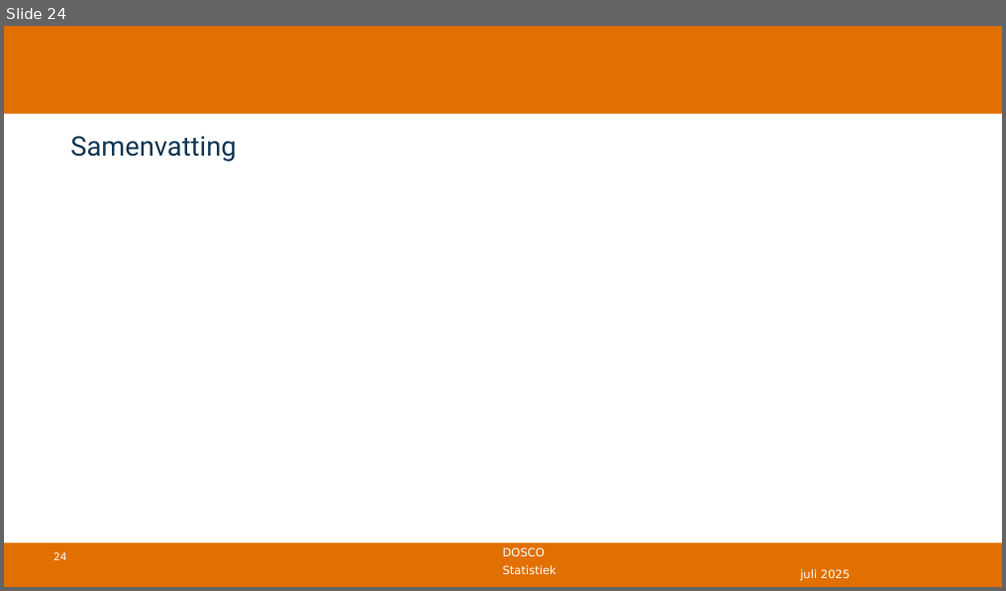
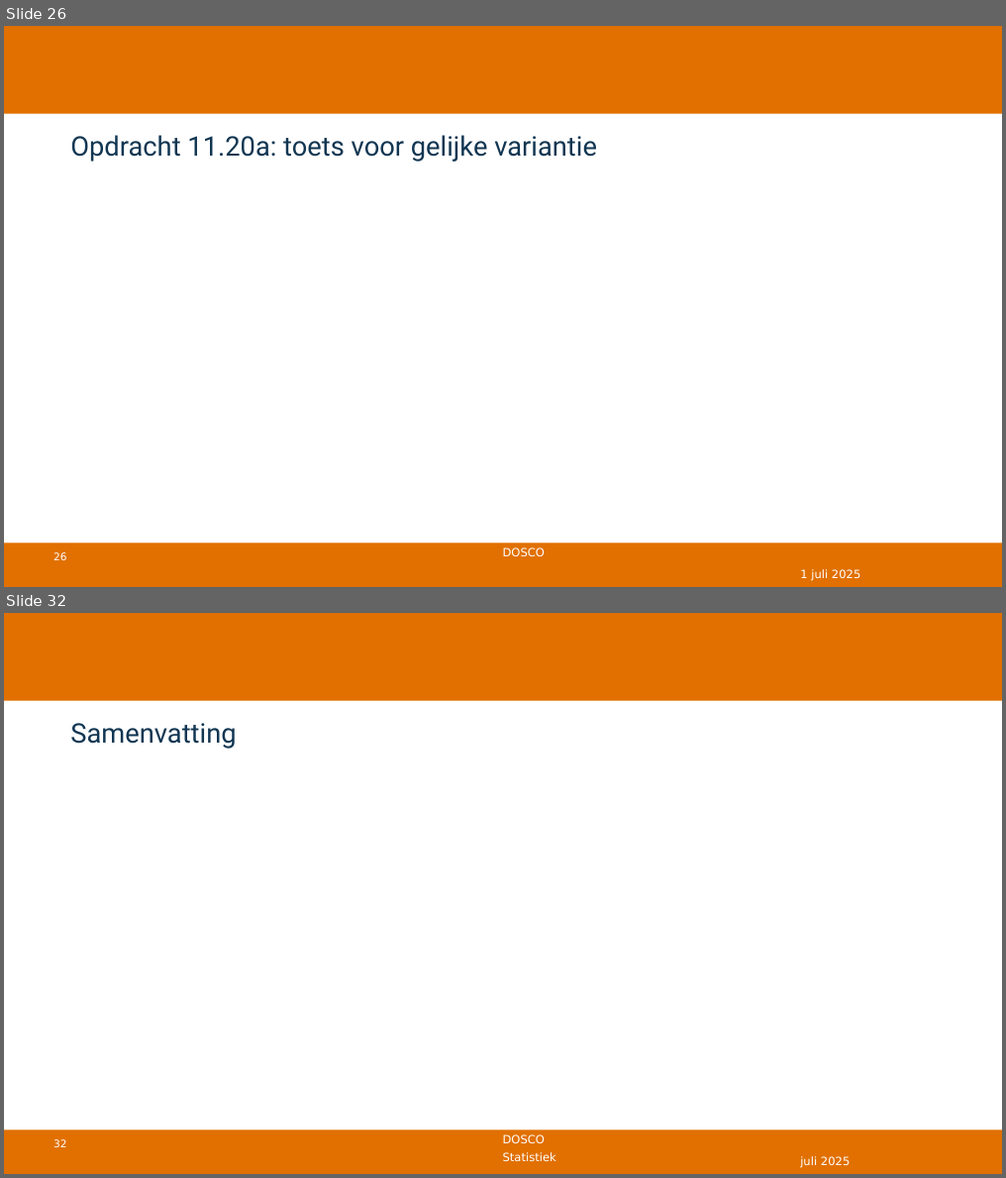
Before and after one commit to DBlom96/Statistiek, a slide deck: Danny/Onderwijs/Statistiek/2024-2025/Slides/Nieuwe slides/Statistiek 2024-2025 -- college 11 -- verschiltoetsen.pptx. Shown one above the other, each under a label of ours: slide 24 before the commit, slides 26 and 32 after it; the slides between them are not shown. The pictures are 1006x591 and 1006x1178 pixels, drawn with LibreOffice and Linux fonts; fonts in the diff are those of the drawing; grey boxes stand for pictures; background and template pictures are left out. Boxes give left, top, right and bottom in pixels: in the first picture for what was removed or moved away, otherwise in the second. Text is boxed around its words. In the diff, an @@ line names an element or a change of style, - is before the commit and + after.

```diff
--- a/Danny/Onderwijs/Statistiek/2024-2025/Slides/Nieuwe slides/Statistiek 2024-2025 -- college 11 -- verschiltoetsen.pptx
+++ b/Danny/Onderwijs/Statistiek/2024-2025/Slides/Nieuwe slides/Statistiek 2024-2025 -- college 11 -- verschiltoetsen.pptx
@@ slide 26 added at <box>4,26,1002,587</box>, background #FFFFFF; not listed: 4 template elements that a slide beside it also shows @@
@@ title added at <box>70,135,597,162</box>, 26 pt, text #113652 @@
+Opdracht 11.20a: toets voor gelijke variantie
@@ text added at <box>800,570,860,581</box>, 11 pt, text #FFFFFF @@
+1 juli 2025
@@ what was slide 24 is now slide 32 @@
@@ page number at <box>54,1140,66,1148</box>: text changed @@
-24
+32
```
Also in this commit, not shown: 19 slides changed, 8 other slides added, 1 slide removed, 19 other files.
